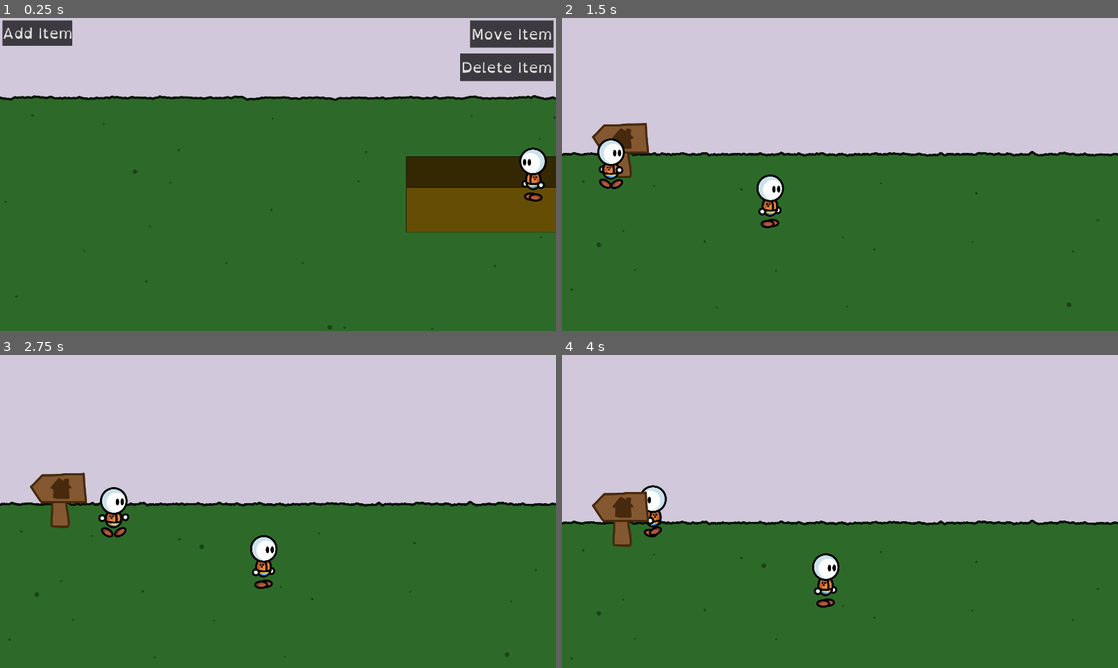
Above: before the commit, frames 1-4 (two rows, left to right).
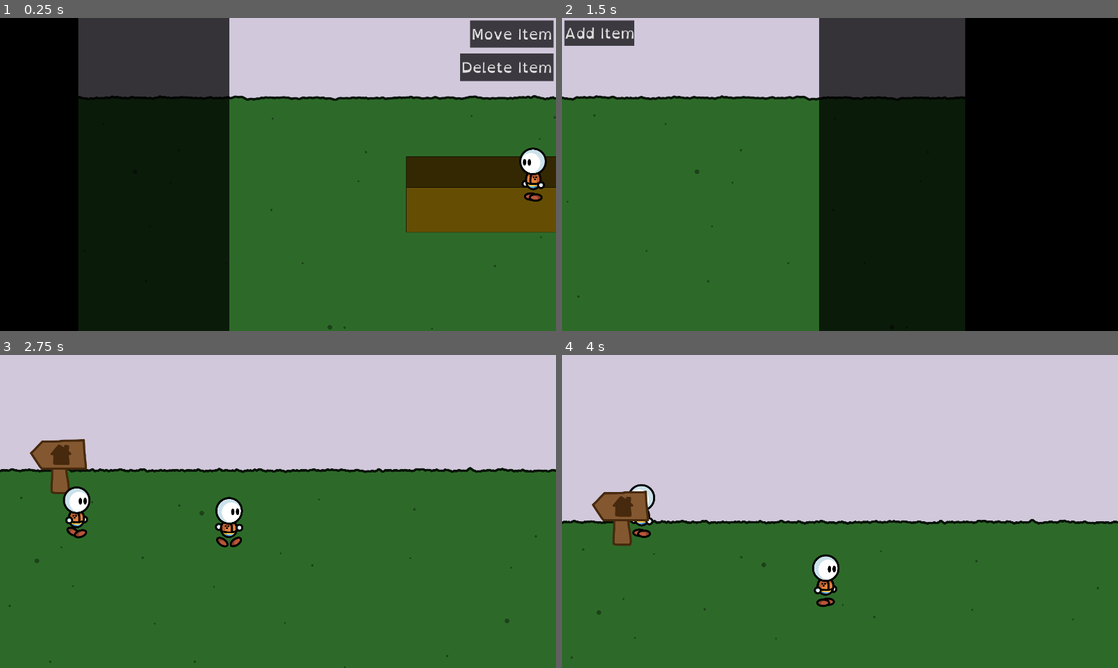
Above: after the commit, the same moments.

Repository: fupicat/szabandoned-0
Game: Godot game, scene res://Scenes/Places/House.tscn
Two runs of this game, one before a commit and one after it. Both use one fixed random seed, a clock stepped at 60 frames per second and the inputs below.
Inputs (mouse positions are in pixels of both pictures, inside the frame that each line leads up to):
- Up to frame 1 (0.25 s): no input
- Up to frame 2 (1.5 s): move the mouse to (962, 158) at 0.52 s; hold Right (right) 0.53-1.28 s; hold X (action) 0.53-1.28 s; move the mouse to (623, 171) at 1.27 s; hold Down (down) from 1.28 s (still down); click (623, 171) at 1.35 s
- Up to frame 3 (2.75 s): move the mouse to (227, 577) at 2.02 s; release Down (down) at 2.03 s; hold Right (right) from 2.03 s (still down); hold Tab (mode) from 2.03 s (still down)
- Up to frame 4 (4 s): move the mouse to (812, 574) at 2.77 s; release Right (right) at 2.78 s; release Tab (mode) at 2.78 s; hold Up (up) 2.78-3.53 s; tap Z (run) at 2.85 s; move the mouse to (1006, 558) at 3.52 s; hold Left (left) from 3.53 s (still down); hold X (action) from 3.53 s (still down)

The runs differ from the first frame. In frame 1, 41% of the frame differs, in the area x 0-42%, y 0-100%; in frame 2, 64%, in the area x 0-100%, y 0-100%; in frame 3, 15%; in frame 4, 1.5%.

Commit message:
Scene transitions + NPC looks at player

Diff:
--- a/Scenes/Places/House.tscn
+++ b/Scenes/Places/House.tscn
@@ -8,6 +8,7 @@
 [ext_resource path="res://Scripts/UI/HouseUI.gd" type="Script" id=6]
 [ext_resource path="res://SimpleTheme.tres" type="Theme" id=7]
 [ext_resource path="res://Scenes/UI/Pause.tscn" type="PackedScene" id=8]
+[ext_resource path="res://Scenes/UI/Transition.tscn" type="PackedScene" id=9]
 
 [sub_resource type="RectangleShape2D" id=1]
 extents = Vector2( 3531.48, 5.19971 )
@@ -172,6 +173,8 @@
 text = "Sign"
 
 [node name="Pause" parent="." instance=ExtResource( 8 )]
+
+[node name="Transition" parent="." instance=ExtResource( 9 )]
 [connection signal="body_entered" from="Grama/PlacentDown" to="." method="_on_Placent_body_entered"]
 [connection signal="body_exited" from="Grama/PlacentDown" to="." method="_on_Placent_body_exited"]
 [connection signal="body_entered" from="Grama/PlacentUp" to="." method="_on_PlacentUp_body_entered"]
--- a/Scenes/Places/Town.tscn
+++ b/Scenes/Places/Town.tscn
@@ -9,9 +9,10 @@
 [ext_resource path="res://Art/Placeables/SignHouse.png" type="Texture" id=7]
 [ext_resource path="res://Scripts/NPC.gd" type="Script" id=8]
 [ext_resource path="res://Scenes/Scrat.tscn" type="PackedScene" id=9]
+[ext_resource path="res://Scenes/UI/Transition.tscn" type="PackedScene" id=10]
 
 [sub_resource type="RectangleShape2D" id=1]
-extents = Vector2( 370.187, 257.986 )
+extents = Vector2( 285.631, 257.986 )
 
 [sub_resource type="RectangleShape2D" id=2]
 extents = Vector2( 387.96, 259.398 )
@@ -52,14 +53,12 @@
 [node name="Pause" parent="." instance=ExtResource( 4 )]
 
 [node name="ToHouse" type="Area2D" parent="."]
-editor/display_folded = true
 position = Vector2( -445.586, 298.869 )
 
 [node name="CollisionShape2D" type="CollisionShape2D" parent="ToHouse"]
 shape = SubResource( 1 )
 
 [node name="ToHouseMouse" type="Area2D" parent="."]
-editor/display_folded = true
 position = Vector2( -227.685, 299.585 )
 script = ExtResource( 5 )
 
@@ -91,6 +90,7 @@
 [node name="NPC" type="KinematicBody2D" parent="." groups=[
 "Interactable",
 ]]
+editor/display_folded = true
 position = Vector2( 1221.91, 443.986 )
 script = ExtResource( 8 )
 
@@ -110,5 +110,7 @@
 
 [node name="RayCast2D" type="RayCast2D" parent="NPC"]
 cast_to = Vector2( 500, 0 )
+
+[node name="Transition" parent="." instance=ExtResource( 10 )]
 [connection signal="body_entered" from="ToHouse" to="." method="_on_ToHouse_body_entered"]
 [connection signal="timeout" from="NPC/Wander" to="NPC" method="_on_Wander_timeout"]
--- /dev/null
+++ b/Scenes/UI/Transition.tscn
@@ -0,0 +1,96 @@
+[gd_scene load_steps=3 format=2]
+
+[sub_resource type="Animation" id=1]
+resource_name = "In"
+length = 0.7
+tracks/0/type = "value"
+tracks/0/path = NodePath("Control/Transparent:rect_position")
+tracks/0/interp = 1
+tracks/0/loop_wrap = true
+tracks/0/imported = false
+tracks/0/enabled = true
+tracks/0/keys = {
+"times": PoolRealArray( 0, 0.5 ),
+"transitions": PoolRealArray( 2, 1 ),
+"update": 0,
+"values": [ Vector2( 1920, 0 ), Vector2( 0, 0 ) ]
+}
+tracks/1/type = "value"
+tracks/1/path = NodePath("Control/Black:rect_position")
+tracks/1/interp = 1
+tracks/1/loop_wrap = true
+tracks/1/imported = false
+tracks/1/enabled = true
+tracks/1/keys = {
+"times": PoolRealArray( 0, 0.7 ),
+"transitions": PoolRealArray( 2, 1 ),
+"update": 0,
+"values": [ Vector2( 1920, 0 ), Vector2( 0, 0 ) ]
+}
+
+[sub_resource type="Animation" id=2]
+resource_name = "Out"
+length = 0.7
+tracks/0/type = "value"
+tracks/0/path = NodePath("Control/Transparent:rect_position")
+tracks/0/interp = 1
+tracks/0/loop_wrap = true
+tracks/0/imported = false
+tracks/0/enabled = true
+tracks/0/keys = {
+"times": PoolRealArray( 0, 0.7 ),
+"transitions": PoolRealArray( 0.5, -2 ),
+"update": 0,
+"values": [ Vector2( 0, 0 ), Vector2( -1920, 0 ) ]
+}
+tracks/1/type = "value"
+tracks/1/path = NodePath("Control/Black:rect_position")
+tracks/1/interp = 1
+tracks/1/loop_wrap = true
+tracks/1/imported = false
+tracks/1/enabled = true
+tracks/1/keys = {
+"times": PoolRealArray( 0, 0.4 ),
+"transitions": PoolRealArray( 0.5, -3.13834 ),
+"update": 0,
+"values": [ Vector2( 0, 0 ), Vector2( -1920, 0 ) ]
+}
+tracks/2/type = "method"
+tracks/2/path = NodePath(".")
+tracks/2/interp = 1
+tracks/2/loop_wrap = true
+tracks/2/imported = false
+tracks/2/enabled = true
+tracks/2/keys = {
+"times": PoolRealArray( 0.7 ),
+"transitions": PoolRealArray( 1 ),
+"values": [ {
+"args": [  ],
+"method": "queue_free"
+} ]
+}
+
+[node name="Transition" type="CanvasLayer"]
+
+[node name="Control" type="Control" parent="."]
+anchor_right = 1.0
+anchor_bottom = 1.0
+
+[node name="Transparent" type="ColorRect" parent="Control"]
+anchor_right = 1.0
+anchor_bottom = 1.0
+margin_left = -1920.0
+margin_right = -1920.0
+color = Color( 0, 0, 0, 0.745098 )
+
+[node name="Black" type="ColorRect" parent="Control"]
+anchor_right = 1.0
+anchor_bottom = 1.0
+margin_left = -1920.0
+margin_right = -1920.0
+color = Color( 0, 0, 0, 1 )
+
+[node name="Anim" type="AnimationPlayer" parent="."]
+autoplay = "Out"
+anims/In = SubResource( 1 )
+anims/Out = SubResource( 2 )
--- a/Scripts/Global.gd
+++ b/Scripts/Global.gd
@@ -1,6 +1,10 @@
 extends Node
 
 var house = []
+
+const TRANSITION = preload('res://Scenes/UI/Transition.tscn')
+
+var scene_store = ''
 
 func _init():
     pause_mode = Node.PAUSE_MODE_PROCESS
@@ -44,3 +48,13 @@
 func pause():
     get_tree().paused = !get_tree().paused
     get_tree().current_scene.get_node('Pause/Pause').visible = get_tree().paused
+
+func transition_scene(var scene, var transition = ''):
+    scene_store = scene
+    var trans = TRANSITION.instance()
+    get_tree().current_scene.add_child(trans)
+    trans.get_node("Anim").connect("animation_finished", Global, 'transition_end')
+    trans.get_node('Anim').play(transition + 'In')
+
+func transition_end(_anim_name):
+    var _err = get_tree().change_scene(scene_store)
--- a/Scripts/NPC.gd
+++ b/Scripts/NPC.gd
@@ -33,11 +33,8 @@
     if behavior == BEHAVE.wander:
         $Wander.start(rand_range(0, 3))
 
-func _physics_process(delta):
+func _physics_process(_delta):
     update_z()
-
-    if behavior == BEHAVE.stop:
-        target = global_position
 
     if target != null and can_walk:
         $RayCast2D.cast_to = to_local(target)
@@ -52,6 +49,10 @@
             target = null
             can_walk = true
             emit_signal('got_there')
+
+    if behavior == BEHAVE.stop:
+        target = global_position
+        $Scrat.scale.x = 1 if get_parent().get_node('Player').global_position.x > global_position.x else -1
 
     move = move_and_slide(move)
     anim_walk()
--- a/Scripts/Places/House.gd
+++ b/Scripts/Places/House.gd
@@ -151,7 +151,8 @@
 
 func _on_Exit_body_entered(body):
     if body == $Player:
-        var _err = get_tree().change_scene('res://Scenes/Places/Town.tscn')
+        $Player.can_walk = false
+        Global.transition_scene('res://Scenes/Places/Town.tscn')
 
 # Actions
 
--- a/Scripts/Places/Town.gd
+++ b/Scripts/Places/Town.gd
@@ -7,4 +7,5 @@
 
 func _on_ToHouse_body_entered(body):
     if body == $Player:
-        var _err = get_tree().change_scene('res://Scenes/Places/House.tscn')
+        $Player.can_walk = false
+        Global.transition_scene('res://Scenes/Places/House.tscn')
Not shown: 1 places in Scenes/Places/House.tscn that only renumber resources
Not shown: 1 places in Scenes/Places/Town.tscn that only renumber resources
